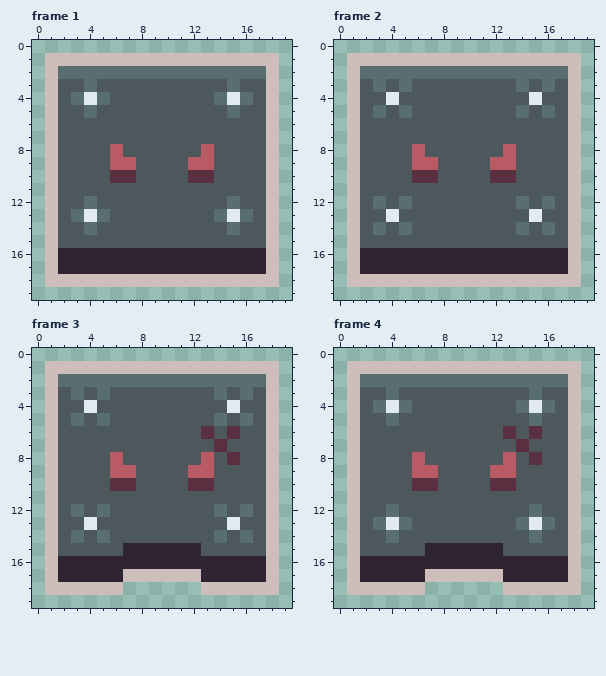
File history of a pixel-art file, Assets/Sprites/Enemies/Battle/Rampart.aseprite. The picture above was drawn from the file before the commit.
20x20 pixels, 4 frames. Shown: frame 1, frame 2, frame 3, frame 4.
After the commit:
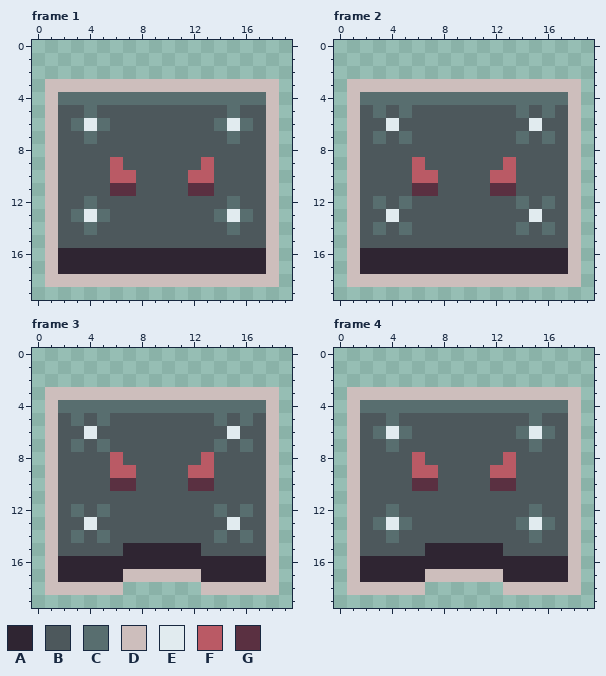
Palette (. is transparent): A #2f2532  B #4d585c  C #586e6f  D #cdbebc  E #e1ebef  F #ba5a65  G #5a3041
Diff:
--- frame 1
@@ x 0..19 @@
  0 ....................
- 1 .DDDDDDDDDDDDDDDDDD.
- 2 .DCCCCCCCCCCCCCCCCD.
- 3 .DBBCBBBBBBBBBBCBBD.
- 4 .DBCECBBBBBBBBCECBD.
+ 1 ....................
+ 2 ....................
+ 3 .DDDDDDDDDDDDDDDDDD.
+ 4 .DCCCCCCCCCCCCCCCCD.
  5 .DBBCBBBBBBBBBBCBBD.
- 6 .DBBBBBBBBBBBBBBBBD.
- 7 .DBBBBBBBBBBBBBBBBD.
- 8 .DBBBBFBBBBBBFBBBBD.
- 9 .DBBBBFFBBBBFFBBBBD.
-10 .DBBBBGGBBBBGGBBBBD.
-11 .DBBBBBBBBBBBBBBBBD.
+ 6 .DBCECBBBBBBBBCECBD.
+ 7 .DBBCBBBBBBBBBBCBBD.
+ 8 .DBBBBBBBBBBBBBBBBD.
+ 9 .DBBBBFBBBBBBFBBBBD.
+10 .DBBBBFFBBBBFFBBBBD.
+11 .DBBBBGGBBBBGGBBBBD.
 12 .DBBCBBBBBBBBBBCBBD.
--- frame 2
@@ x 0..19 @@
  0 ....................
- 1 .DDDDDDDDDDDDDDDDDD.
- 2 .DCCCCCCCCCCCCCCCCD.
- 3 .DBCBCBBBBBBBBCBCBD.
- 4 .DBBEBBBBBBBBBBEBBD.
+ 1 ....................
+ 2 ....................
+ 3 .DDDDDDDDDDDDDDDDDD.
+ 4 .DCCCCCCCCCCCCCCCCD.
  5 .DBCBCBBBBBBBBCBCBD.
- 6 .DBBBBBBBBBBBBBBBBD.
- 7 .DBBBBBBBBBBBBBBBBD.
- 8 .DBBBBFBBBBBBFBBBBD.
- 9 .DBBBBFFBBBBFFBBBBD.
-10 .DBBBBGGBBBBGGBBBBD.
-11 .DBBBBBBBBBBBBBBBBD.
+ 6 .DBBEBBBBBBBBBBEBBD.
+ 7 .DBCBCBBBBBBBBCBCBD.
+ 8 .DBBBBBBBBBBBBBBBBD.
+ 9 .DBBBBFBBBBBBFBBBBD.
+10 .DBBBBFFBBBBFFBBBBD.
+11 .DBBBBGGBBBBGGBBBBD.
 12 .DBCBCBBBBBBBBCBCBD.
--- frame 3
@@ x 0..19 @@
  0 ....................
- 1 .DDDDDDDDDDDDDDDDDD.
- 2 .DCCCCCCCCCCCCCCCCD.
- 3 .DBCBCBBBBBBBBCBCBD.
- 4 .DBBEBBBBBBBBBBEBBD.
+ 1 ....................
+ 2 ....................
+ 3 .DDDDDDDDDDDDDDDDDD.
+ 4 .DCCCCCCCCCCCCCCCCD.
  5 .DBCBCBBBBBBBBCBCBD.
- 6 .DBBBBBBBBBBBGBGBBD.
- 7 .DBBBBBBBBBBBBGBBBD.
- 8 .DBBBBFBBBBBBFBGBBD.
+ 6 .DBBEBBBBBBBBBBEBBD.
+ 7 .DBCBCBBBBBBBBCBCBD.
+ 8 .DBBBBFBBBBBBFBBBBD.
  9 .DBBBBFFBBBBFFBBBBD.
--- frame 4
@@ x 0..19 @@
  0 ....................
- 1 .DDDDDDDDDDDDDDDDDD.
- 2 .DCCCCCCCCCCCCCCCCD.
- 3 .DBBCBBBBBBBBBBCBBD.
- 4 .DBCECBBBBBBBBCECBD.
+ 1 ....................
+ 2 ....................
+ 3 .DDDDDDDDDDDDDDDDDD.
+ 4 .DCCCCCCCCCCCCCCCCD.
  5 .DBBCBBBBBBBBBBCBBD.
- 6 .DBBBBBBBBBBBGBGBBD.
- 7 .DBBBBBBBBBBBBGBBBD.
- 8 .DBBBBFBBBBBBFBGBBD.
+ 6 .DBCECBBBBBBBBCECBD.
+ 7 .DBBCBBBBBBBBBBCBBD.
+ 8 .DBBBBFBBBBBBFBBBBD.
  9 .DBBBBFFBBBBFFBBBBD.
